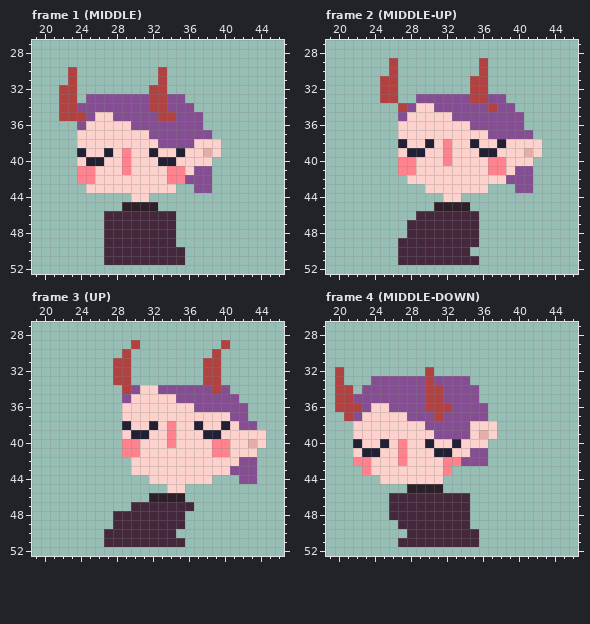
Edited in one commit: pixel-art file (img/torso.aseprite). This is how it looked before the edit.
64x64 pixels, 4 frames. Colours within 5 levels of each other are drawn and written as one. Shown: frame 1 (MIDDLE): x 19..46, y 27..52; frame 2 (MIDDLE-UP): x 19..46, y 27..52; frame 3 (UP): x 19..46, y 27..52; frame 4 (MIDDLE-DOWN): x 19..46, y 27..52.
After:
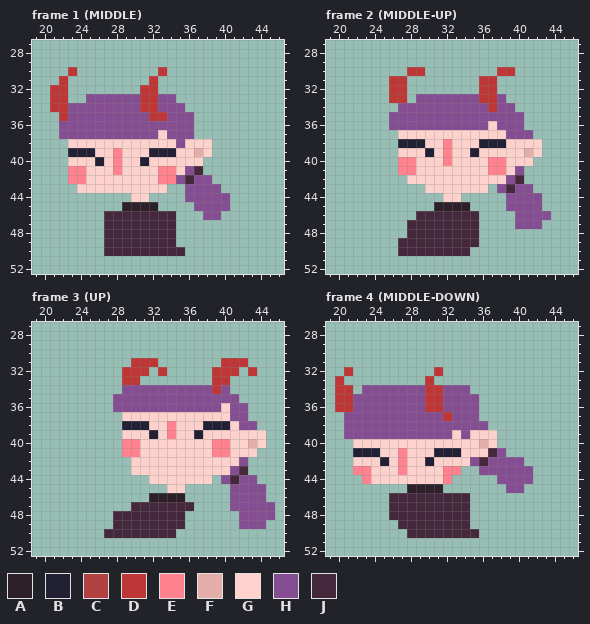
Palette (. is transparent): A #2d2029  B #222034  C #b24242  D #be3636  E #ff828e  F #e3aea7  G #fed2cc  H #854e93  J #45283c
Diff:
Frame 1 (MIDDLE), layer "Layer 1":
y 30: x 23 C -> D; x 33 C -> D
y 31: x 22..23 .C -> D.; x 32..33 .C -> D.
y 32: x 21..23 .CC -> DD.; x 31..33 .CC -> DD.
y 33: x 21..23 .CC -> DD.; x 31..33 HCC -> DDH; x 35 H -> .
y 34: x 21..23 .CC -> DDH; x 31..33 HCC -> DDH; x 36 H -> .
y 35: x 22..24 CCC -> DHH; x 26..27 GG -> HH; x 32..34 HCC -> DDH; x 37 H -> .
y 36: x 22..23 .. -> HH; x 25..29 GGGGG -> HHHHH; x 37 H -> .
y 37: x 22..31 ..GGGGGGGG -> HHHHHHHHHH; x 33 H -> G; x 37..38 HH -> ..
y 38: x 23 . -> G; x 33..34 HH -> GG; x 36 H -> G; x 39 G -> .
y 39: x 23 . -> B; x 25 G -> B; x 27..29 BGE -> GEG; x 33..35 GGB -> BBG; x 37..39 GFG -> FG.
y 40: x 23 . -> G; x 25 B -> G; x 28..29 GE -> EG; x 31 G -> B; x 33..34 BB -> GG; x 38 G -> .
y 41: x 23 . -> E; x 25 E -> G; x 28..29 GE -> EG; x 33 G -> E; x 35..38 EGHH -> GHJ.
y 42: x 23 . -> E; x 25 E -> G; x 33 G -> E; x 35..36 EH -> HJ
y 43: x 24 . -> G; x 34 G -> .; x 36 . -> H; x 39 . -> H
y 44: x 36..40 ..... -> HHHHH
y 45: x 37..40 .... -> HHHH
y 46: x 38..39 .. -> HH
y 51: x 27..35 JJJJJJJJJ -> .........
Frame 2 (MIDDLE-UP), layer "Layer 1":
y 29: x 26 C -> .; x 36 C -> .
y 30: x 26 C -> .; x 28..29 .. -> DD; x 36 C -> .; x 38..39 .. -> DD
y 31..32: x 25..27 CC. -> .DD; x 35..37 CC. -> .DD
y 33: x 25..27 CC. -> .DD; x 35..37 CCH -> HDD
y 34: x 27 C -> H; x 29..30 GG -> HH; x 37 C -> D
y 35: x 26 . -> H; x 28..32 GGGGG -> HHHHH
y 36: x 26..34 .GGGGGGGG -> HHHHHHHHH; x 37 H -> G
y 37: x 37..38 HH -> GG
y 38: x 28..30 GGB -> BBG; x 35..37 BGG -> GBB
y 39: x 28..30 BBG -> GGB; x 35..37 GBB -> BGG
y 41: x 41 H -> .
y 42: x 40..41 HH -> J.
y 43: x 38..39 .. -> HJ
y 44..45: x 39..42 .... -> HHHH
y 46: x 40..43 .... -> HHHH
y 47: x 40..42 ... -> HHH
y 51: x 27..35 JJJJJJJJJ -> .........
Frame 3 (UP), layer "Layer 1":
y 29: x 30 C -> .; x 40 C -> .
y 30: x 29 C -> .; x 39 C -> .
y 31: x 28..32 CC... -> ..DDD; x 38..42 CC... -> ..DDD
y 32: x 28..31 CC.. -> .DDD; x 33 . -> D; x 38..41 CC.. -> .DDD; x 43 . -> D
y 33: x 28..30 CC. -> .DD; x 38..40 CC. -> .DD
y 34: x 29 C -> H; x 31..32 GG -> HH; x 39 C -> D
y 35: x 28 . -> H; x 30..34 GGGGG -> HHHHH
y 36: x 28..36 .GGGGGGGG -> HHHHHHHHH; x 40 H -> G
y 38: x 30..32 GGB -> BBG; x 37..39 BGG -> GBB
y 39: x 30..32 BBG -> GGB; x 37..39 GBB -> BGG
y 40: x 34 E -> G
y 42: x 43 H -> .
y 43: x 42..43 HH -> J.
y 44: x 40..41 .. -> HJ
y 45..46: x 41..44 .... -> HHHH
y 47: x 41..45 ..... -> HHHHH
y 48: x 42..45 .... -> HHHH
y 49: x 42..44 ... -> HHH
y 51: x 27..35 JJJJJJJJJ -> .........
Frame 4 (MIDDLE-DOWN), layer "Layer 1":
y 32: x 20..21 C. -> .D; x 30..31 C. -> .D
y 33: x 20 C -> D; x 24..34 HHHHHHCHHHH -> ......D....
y 34: x 20..21 CC -> DD; x 30..31 CC -> DD; x 35 H -> .
y 35: x 20..21 CC -> DD; x 30..31 CC -> DD
y 36: x 20..22 CCC -> DDH; x 24..25 GG -> HH; x 30..32 CCC -> DDH; x 36 H -> .
y 37: x 21 C -> H; x 23..27 GGGGG -> HHHHH; x 31..32 CH -> HD; x 36 H -> .
y 38: x 21..29 .GGGGGGGG -> HHHHHHHHH; x 35..37 GGG -> HH.
y 39: x 21..30 .GGGGGGGGG -> HHHHHHHHHH; x 33 H -> G; x 36 F -> G
y 40: x 22 B -> G; x 25 B -> G; x 27 E -> G; x 30 B -> G; x 33 B -> G; x 36..37 G. -> FG
y 41: x 22 G -> B; x 33 G -> B; x 35..38 HH.. -> GGJH
y 42: x 22..23 EE -> GG; x 25 G -> B; x 30 G -> B; x 32..34 EEH -> GGG; x 36..40 H.... -> JHHHH
y 43: x 22 . -> E; x 27 G -> E; x 33 . -> E; x 36..41 ...... -> HHHHHH
y 44: x 23..24 .. -> EG; x 32 . -> E; x 38..41 .... -> HHHH
y 45: x 39..40 .. -> HH
y 51: x 27..35 JJJJJJJJJ -> .........
Boxes around the changes in both pictures, in picture pixels (x1, y1, x2, y2):
changed: (50, 67, 230, 220)
erased: (104, 256, 185, 265)
changed: (380, 58, 551, 229)
erased: (398, 256, 479, 265)
changed: (113, 340, 275, 529)
erased: (104, 538, 185, 547)
changed: (335, 367, 533, 493)
erased: (398, 538, 479, 547)
